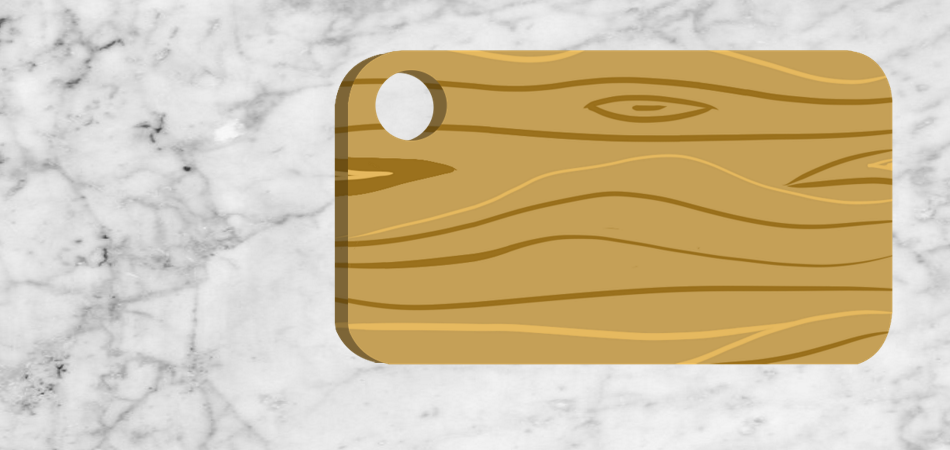
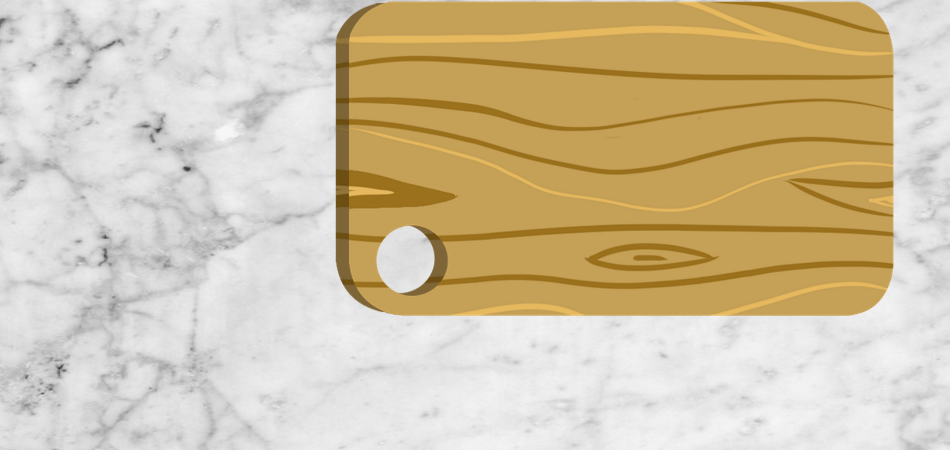
Before/after of a 950x450 layered artwork. What changed in the layer stack:
painted on "Layer 3(pasted)" over 334, 1, 894, 365
painted on "Copy of Layer 3(pasted)" over 334, 1, 894, 365
